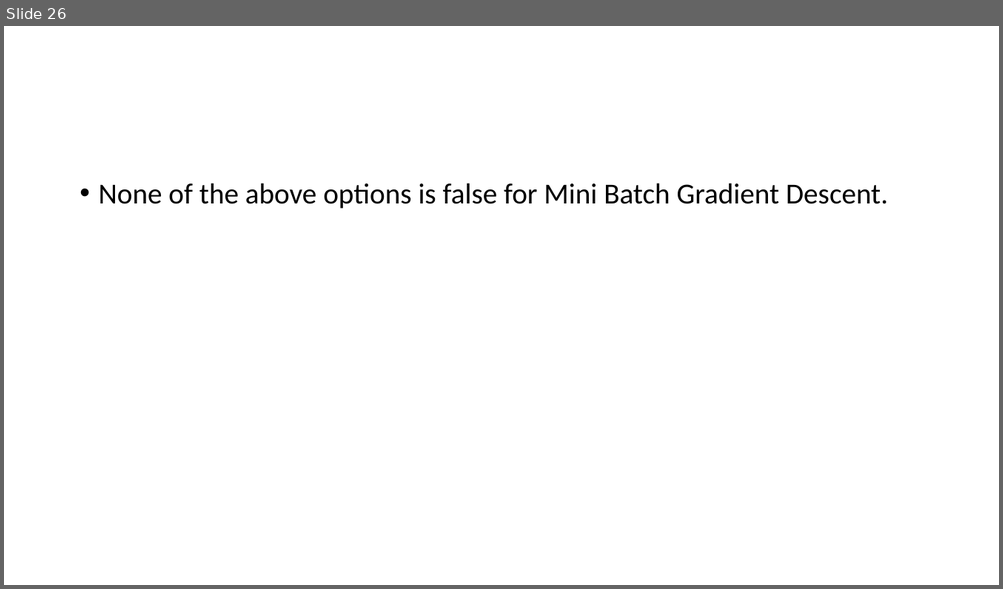
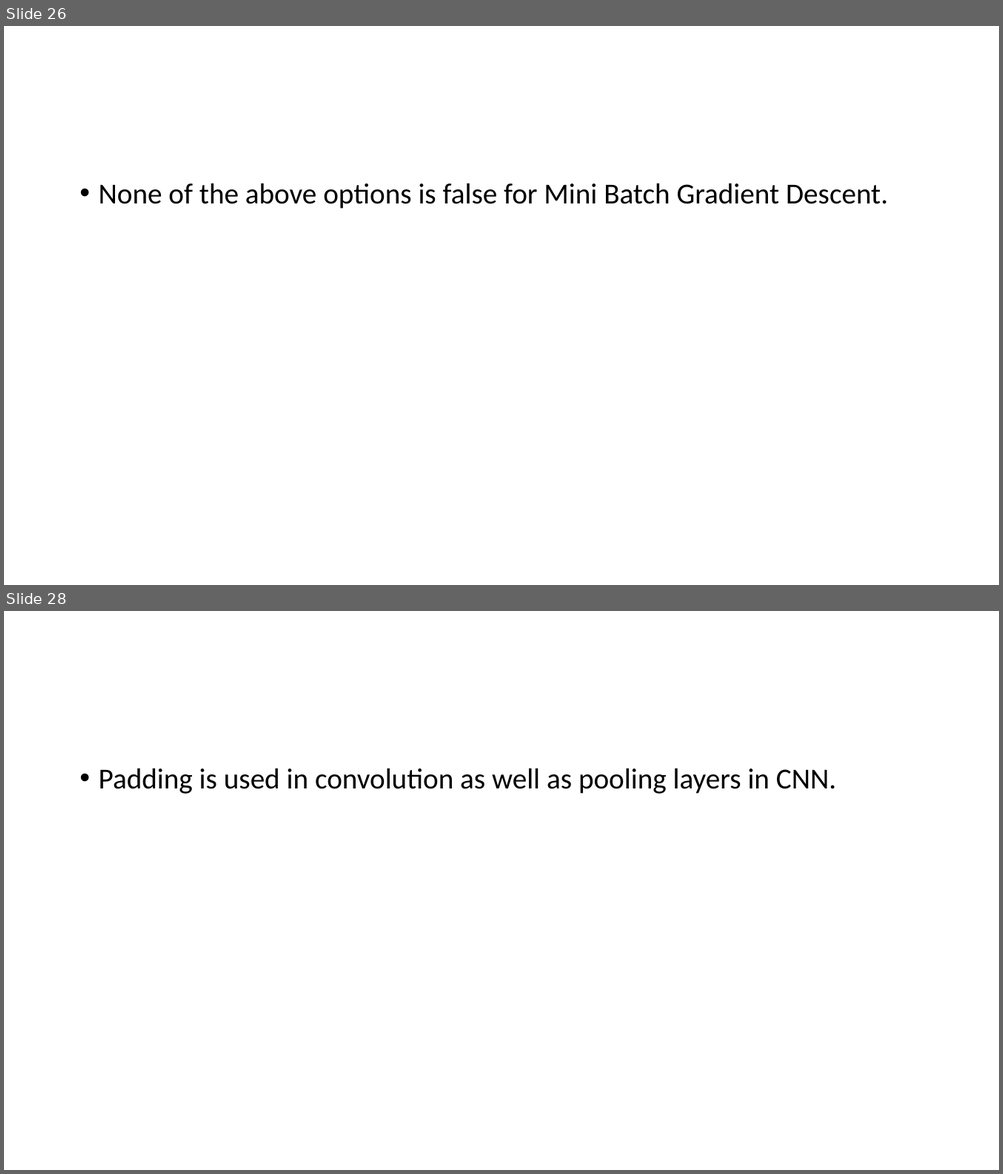
Before and after one commit to Saira55/Machine-Learning-Multiple-Choice-Questions, a slide deck: Machine Learning Quiz Question.pptx. Shown one above the other, each under a label of ours: slide 26 before the commit, slides 26 and 28 after it; the slides between them are not shown. The pictures are 1003x589 and 1003x1174 pixels, drawn with LibreOffice and Linux fonts; fonts in the diff are those of the drawing. Boxes give left, top, right and bottom in pixels: in the first picture for what was removed or moved away, otherwise in the second. Text is boxed around its words. In the diff, an @@ line names an element or a change of style, - is before the commit and + after.

```diff
--- a/Machine Learning Quiz Question.pptx
+++ b/Machine Learning Quiz Question.pptx
@@ slide 28 added at (4,611,999,1170), background #FFFFFF @@
@@ text added at (99,768,836,794), 28 pt, text #000000 @@
+• Padding is used in convolution as well as pooling layers in CNN.
```
Also in this commit, not shown: 1 other slide added.
